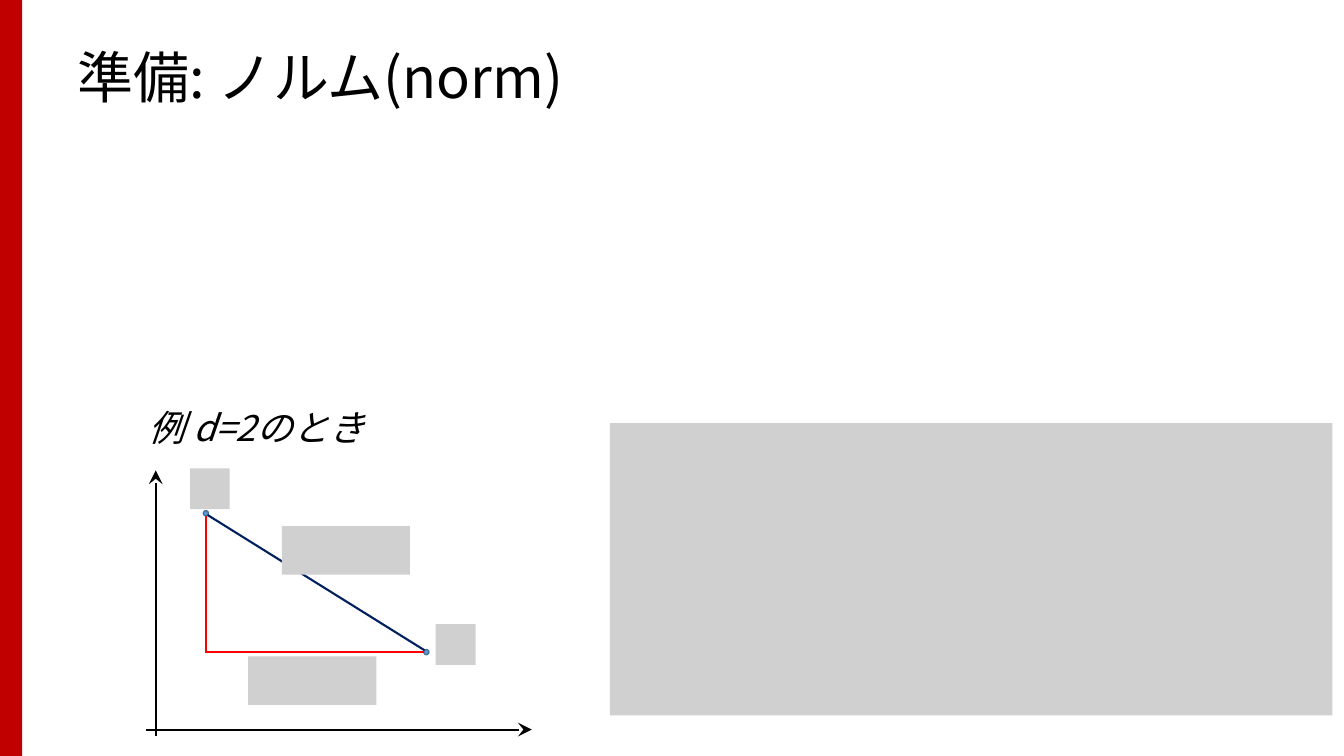
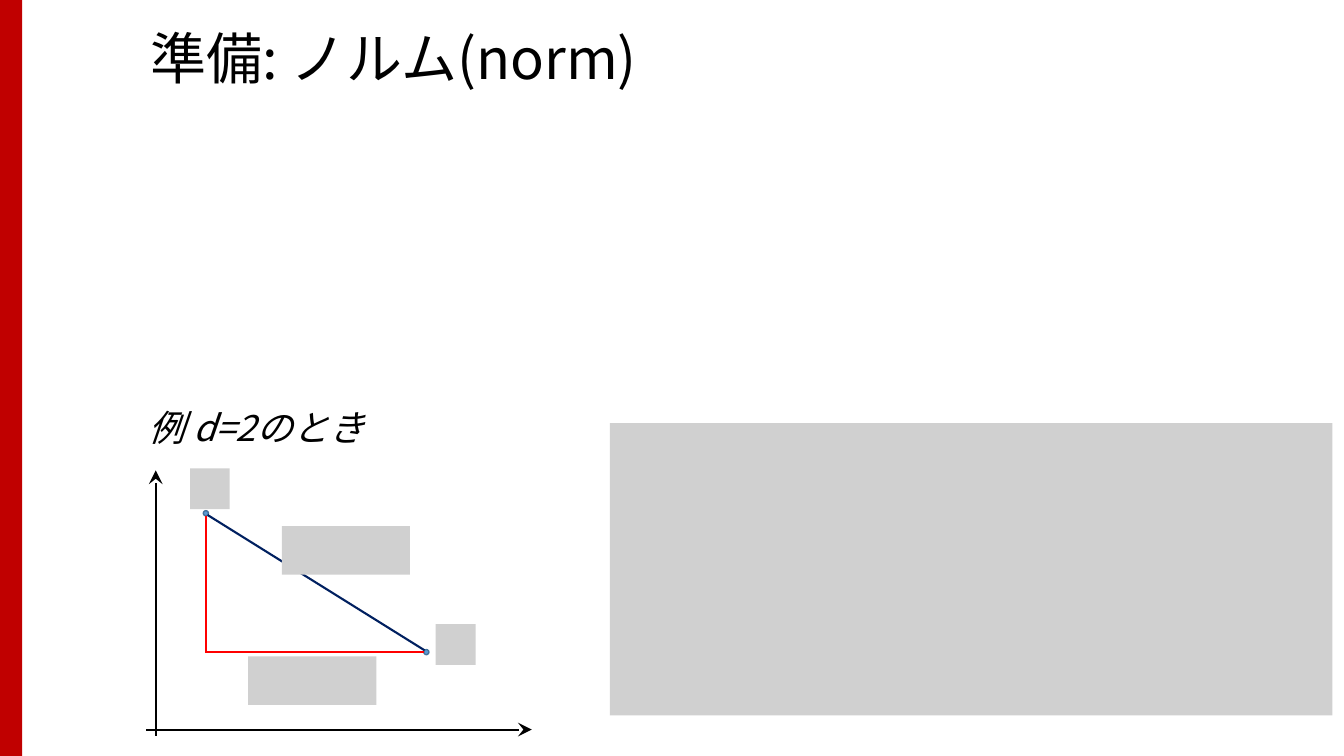
Before and after one commit to TakashiIjiri/TakashiIjiri.github.io, a slide deck: slide 5 of classes/dm2017/DigitalMedia2_8.pptx. Drawn at 1344x756 pixels with LibreOffice and Linux fonts; fonts in the diff are those of the drawing; grey boxes stand for pictures. Boxes give left, top, right and bottom in pixels: in the first picture for what was removed or moved away, otherwise in the second. Text is boxed around its words. In the diff, an @@ line names an element or a change of style, - is before the commit and + after.

```diff
--- a/classes/dm2017/DigitalMedia2_8.pptx
+++ b/classes/dm2017/DigitalMedia2_8.pptx
@@ title "準備: ノルム(norm)": place and size @@
-title "準備: ノルム(norm)" at [77,50,563,109]
+title "準備: ノルム(norm)" at [151,31,637,90]
```
Also in this commit, not shown: 6 other slides changed, 12 other files.
